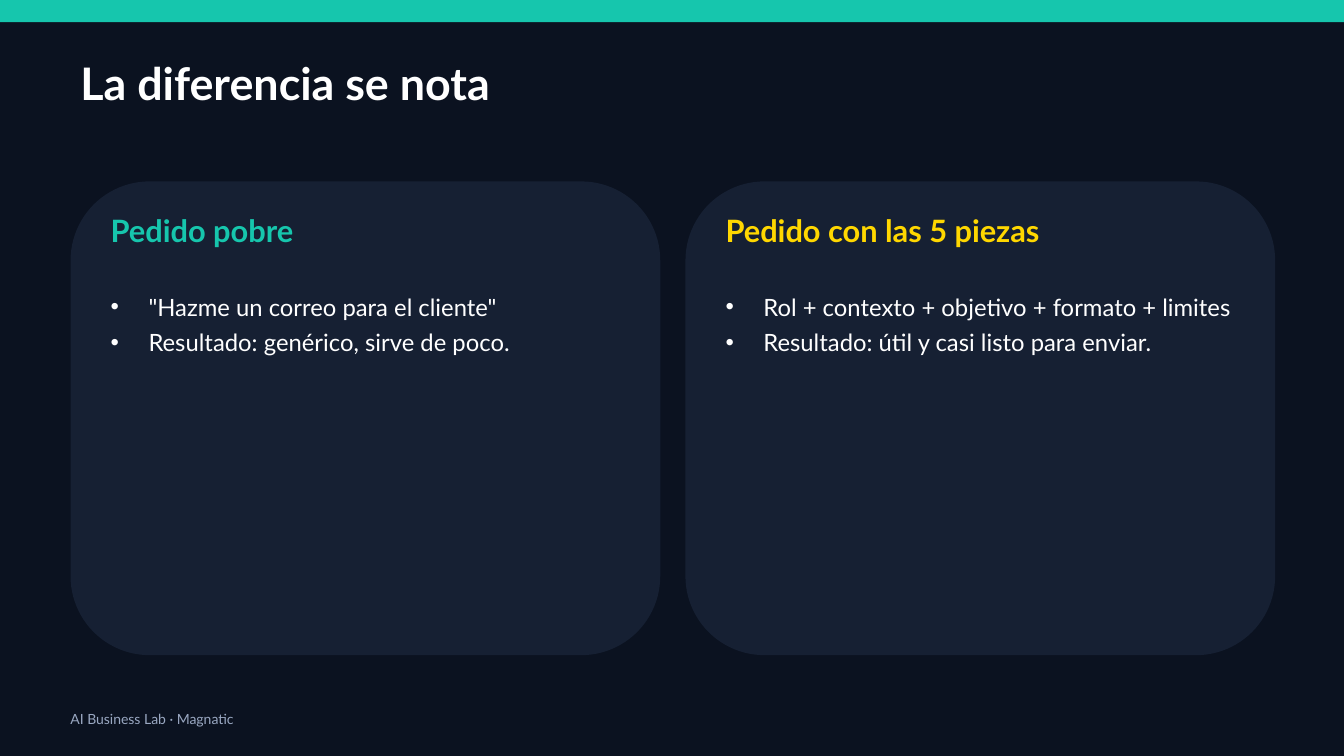
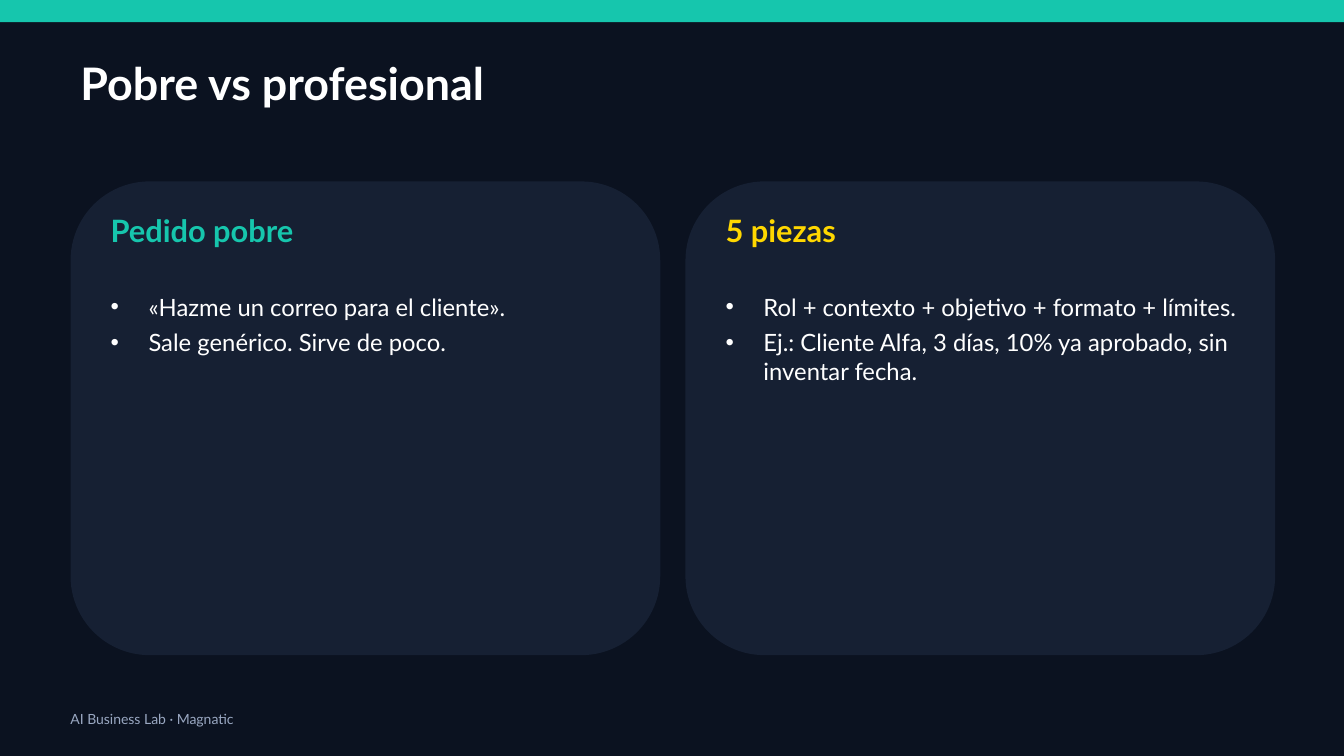
Before and after one commit to xander0408/CURSOS, a slide deck: slide 22 of AI-Business-Lab-Presentacion.pptx (slide 48 before the commit). Drawn at 1344x756 pixels with LibreOffice and Linux fonts; fonts in the diff are those of the drawing. Boxes give left, top, right and bottom in pixels: in the first picture for what was removed or moved away, otherwise in the second. Text is boxed around its words. In the diff, an @@ line names an element or a change of style, - is before the commit and + after.

```diff
--- a/AI-Business-Lab-Presentacion.pptx
+++ b/AI-Business-Lab-Presentacion.pptx
@@ text at box(80, 66, 484, 108): text changed @@
-La diferencia se nota
+Pobre vs profesional
@@ text at box(726, 219, 836, 247): text changed @@
-Pedido con las 5 piezas
+5 piezas
@@ text at box(149, 298, 505, 356): text changed @@
-• "Hazme un correo para el cliente"
-• Resultado: genérico, sirve de poco.
+• «Hazme un correo para el cliente».
+• Sale genérico. Sirve de poco.
@@ text at box(763, 298, 1236, 380): text changed @@
-• Rol + contexto + objetivo + formato + limites
-• Resultado: útil y casi listo para enviar.
+• Rol + contexto + objetivo + formato + límites.
+• Ej.: Cliente Alfa, 3 días, 10% ya aprobado, sin inventar fecha.
```
Also in this commit, not shown: 28 other slides changed, 1 slide added, 42 slides removed, 1 other file.
